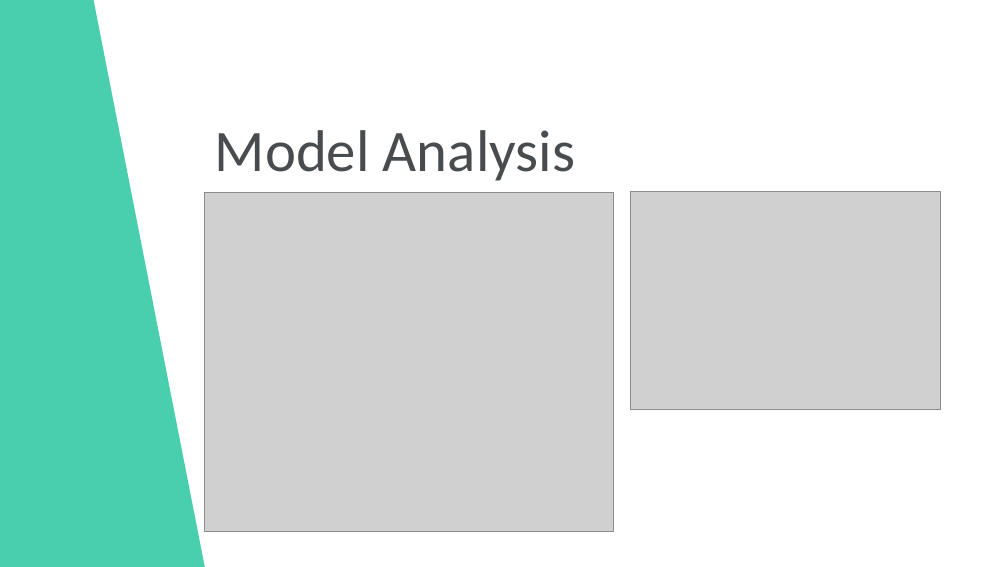
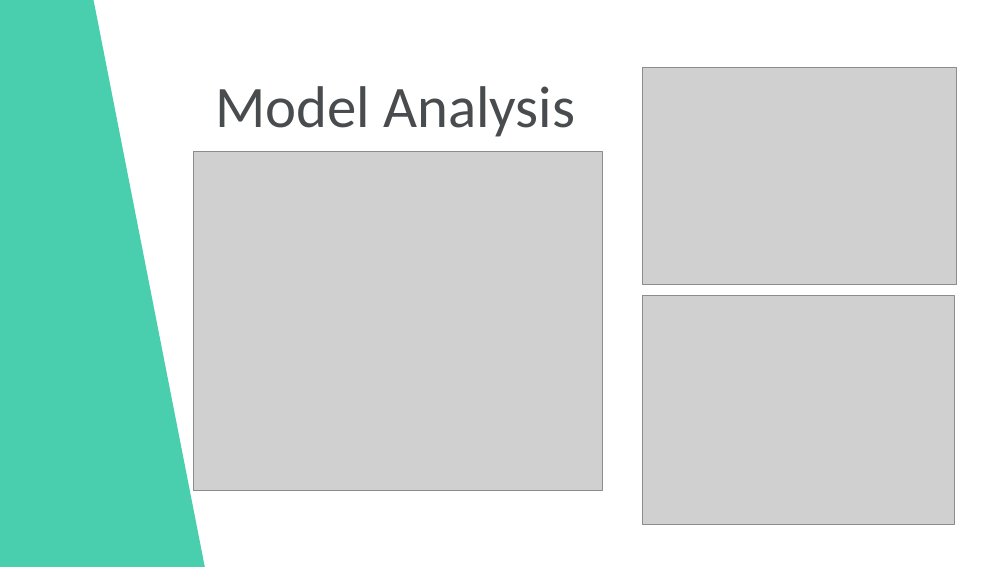
Before and after one commit to joshuatbond/Crypto_Deep_Learning_Proj, a slide deck: slide 7 of Presentation.pptx. Drawn at 1008x567 pixels with LibreOffice and Linux fonts; fonts in the diff are those of the drawing; grey boxes stand for pictures; background and template pictures are left out. Boxes give left, top, right and bottom in pixels: in the first picture for what was removed or moved away, otherwise in the second. Text is boxed around its words. In the diff, an @@ line names an element or a change of style, - is before the commit and + after.

```diff
--- a/Presentation.pptx
+++ b/Presentation.pptx
@@ title "Model Analysis": place and size @@
-title "Model Analysis" at [215,130,575,181]
+title "Model Analysis" at [215,86,575,137]
@@ picture: place and size @@
-picture at [630,192,940,409]
+picture at [642,68,957,285]
@@ picture: place and size @@
-picture at [205,193,614,532]
+picture at [194,151,603,491]
@@ picture added at [642,295,955,524] @@
```
Also in this commit, not shown: 2 other slides changed, 1 other file.
